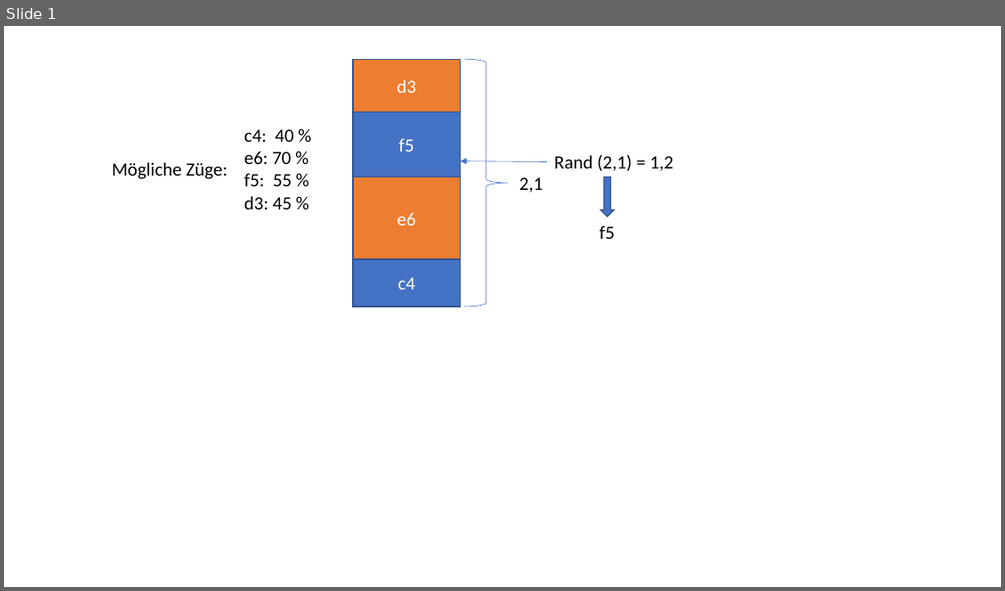
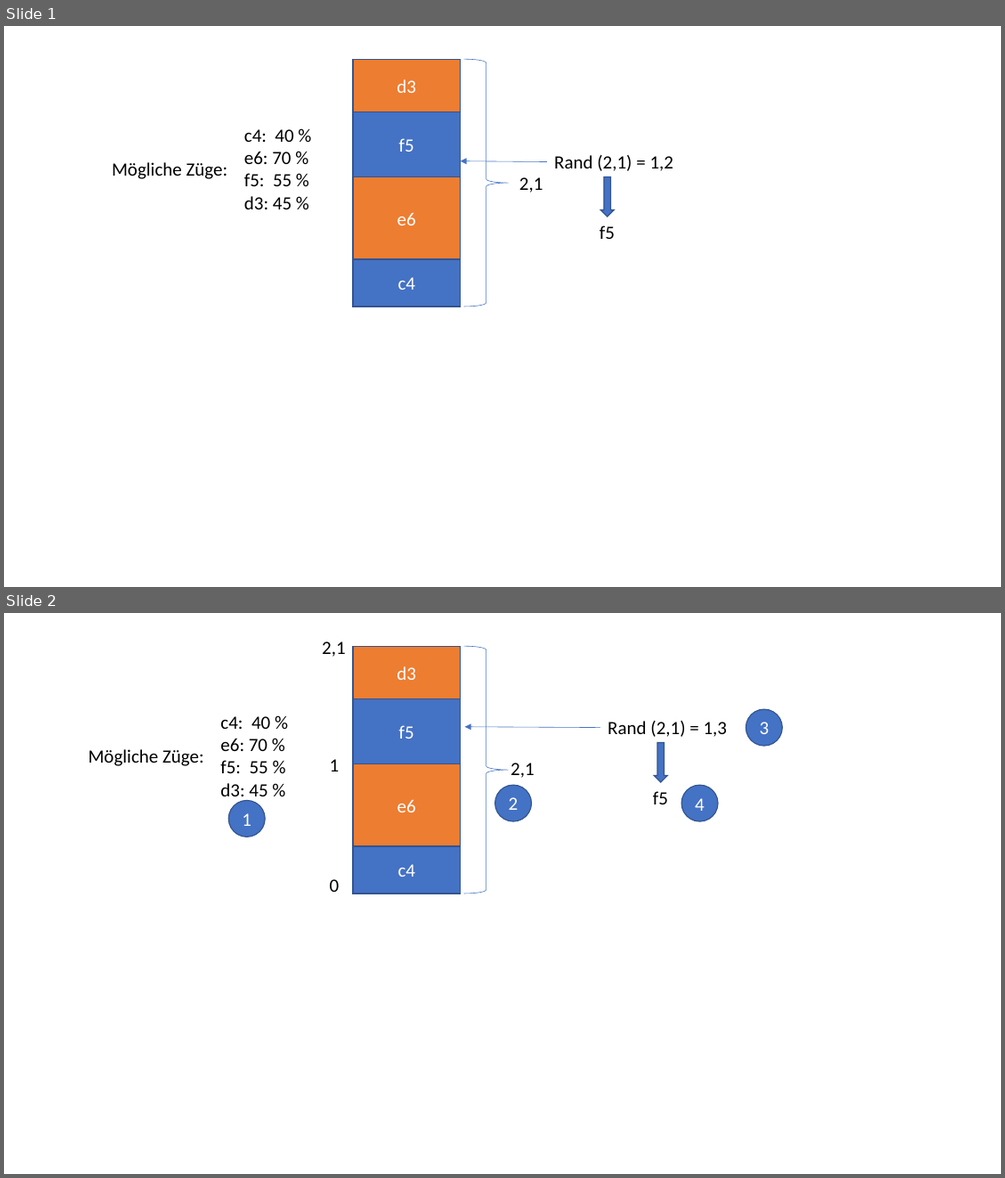
Before and after one commit to pm1997/othello, a slide deck: Paper/Bericht/Bilder/Random.pptx. Shown one above the other, each under a label of ours: slide 1 before the commit, slides 1 and 2 after it. The pictures are 1005x591 and 1005x1178 pixels, drawn with LibreOffice and Linux fonts; fonts in the diff are those of the drawing. Boxes give left, top, right and bottom in pixels: in the first picture for what was removed or moved away, otherwise in the second. Text is boxed around its words. In the diff, an @@ line names an element or a change of style, - is before the commit and + after.

```diff
--- a/Paper/Bericht/Bilder/Random.pptx
+++ b/Paper/Bericht/Bilder/Random.pptx
@@ slide 2 added at <box>4,613,1001,1174</box>, background #FFFFFF @@
@@ text added at <box>322,641,345,657</box>, 18 pt, text #000000 @@
+2,1
@@ rectangle added at <box>353,646,461,699</box>, fill #ED7D31, outline #325491 1 pt, 18 pt, text #FFFFFF @@
+d3
@@ right brace added at <box>464,646,508,893</box>, outline #4472C4 0.5 pt @@
@@ text added at <box>220,716,270,802</box>, 18 pt, text #000000 @@
+c4: 40 %
+e6: 70 %
+f5: 55 %
+d3: 45 %
@@ rectangle added at <box>353,699,461,764</box>, fill #4472C4, outline #325491 1 pt, 18 pt, text #FFFFFF @@
+f5
@@ ellipse added at <box>745,709,783,747</box>, fill #4472C4, outline #325491 1 pt, 18 pt, text #FFFFFF @@
+3
@@ arrow added from (600, 728) to (465, 727), #4472C4 0.5 pt @@
@@ text added at <box>607,721,727,737</box>, 18 pt, text #000000 @@
+Rand (2,1) = 1,3
@@ down arrow added at <box>654,742,667,782</box>, fill #4472C4, outline #325491 1 pt @@
@@ text added at <box>89,749,204,766</box>, 18 pt, text #000000 @@
+Mögliche Züge:
@@ text added at <box>330,759,340,771</box>, 18 pt, text #000000 @@
+1
@@ rectangle added at <box>353,764,461,846</box>, fill #ED7D31, outline #325491 1 pt, 18 pt, text #FFFFFF @@
+e6
@@ text added at <box>510,763,534,778</box>, 18 pt, text #000000 @@
+2,1
@@ ellipse added at <box>495,785,532,821</box>, fill #4472C4, outline #325491 1 pt, 18 pt, text #FFFFFF @@
+2
@@ text added at <box>653,791,668,804</box>, 18 pt, text #000000 @@
+f5
@@ ellipse added at <box>681,785,718,821</box>, fill #4472C4, outline #325491 1 pt, 18 pt, text #FFFFFF @@
+4
@@ ellipse added at <box>228,801,265,837</box>, fill #4472C4, outline #325491 1 pt, 18 pt, text #FFFFFF @@
+1
@@ rectangle added at <box>353,846,461,893</box>, fill #4472C4, outline #325491 1 pt, 18 pt, text #FFFFFF @@
+c4
@@ text added at <box>330,879,340,892</box>, 18 pt, text #000000 @@
+0
```
Also in this commit, not shown: 3 other files.
